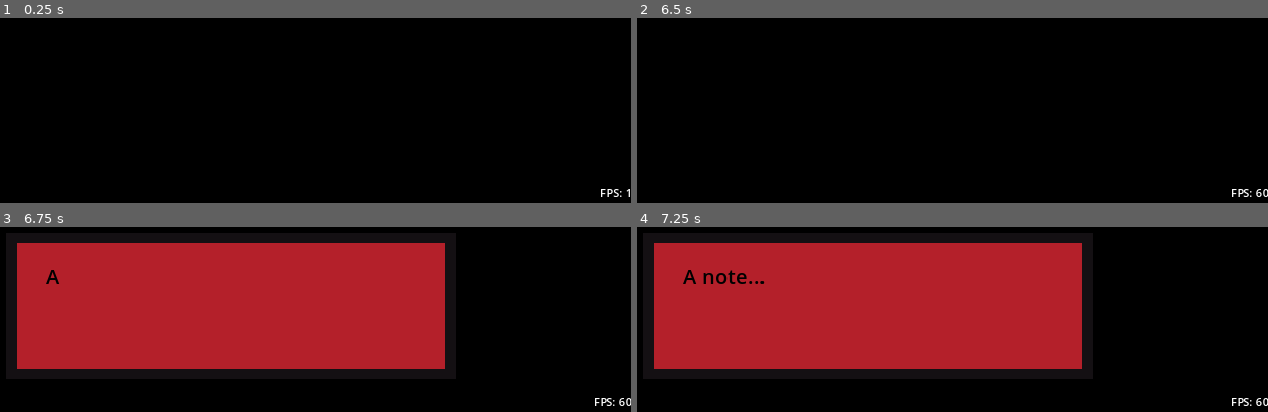
Above: before the commit, frames 1-4 (two rows, left to right).
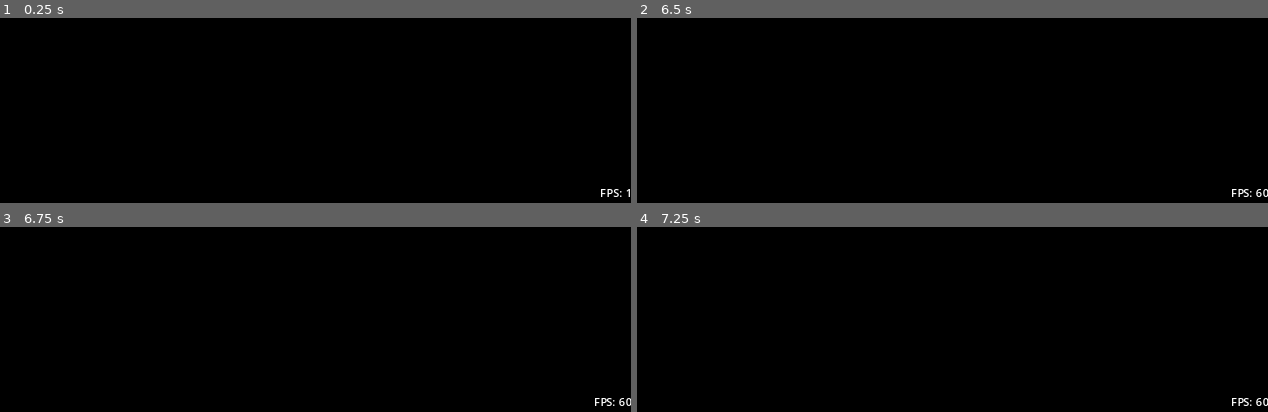
Above: after the commit, the same moments.

Repository: jatgm/TSA
Game: Godot game, scene res://Levels/tsa.tscn
Two runs of this game, one before a commit and one after it. Both use one fixed random seed, a clock stepped at 60 frames per second and the inputs below.
Inputs:
- Up to frame 1 (0.25 s): no input
- Up to frame 2 (6.5 s): tap Enter at 0.5 s; hold W (up) 0.53-2.03 s; tap E (interact) at 0.6, 1.25, 1.35, 2, 2.1, 2.75, 2.85, 3.5, 3.6, 4.25, 4.35, 5.1, 5.85 s; hold A (left) 2.03-3.53 s; hold S (down) 3.53-4.28 s; hold D (right) 4.28-5.03 s; hold W (up) 5.03-5.78 s; hold D (right) from 5.78 s (still down)
- Up to frame 3 (6.75 s): keep holding D (right); tap E (interact) at 6.6 s
- Up to frame 4 (7.25 s): keep holding D (right)

Frames 1-2 are identical in both runs. In frame 3, 46% of the frame differs, in the area x 2-71%, y 8-77%; in frame 4, 46%.

Commit message:
save for now in case things go wrong

Diff:
--- a/Levels/intro.tscn
+++ b/Levels/intro.tscn
@@ -223,10 +223,22 @@
 tracks/5/interp = 1
 tracks/5/loop_wrap = true
 tracks/5/keys = {
-"times": PackedFloat32Array(5.6, 7.3),
+"times": PackedFloat32Array(1.3, 3),
 "transitions": PackedFloat32Array(0.277393, 1),
 "update": 0,
 "values": [Vector2(747, 200), Vector2(468, 200)]
+}
+tracks/6/type = "value"
+tracks/6/imported = false
+tracks/6/enabled = true
+tracks/6/path = NodePath("../cat:visible")
+tracks/6/interp = 1
+tracks/6/loop_wrap = true
+tracks/6/keys = {
+"times": PackedFloat32Array(3),
+"transitions": PackedFloat32Array(1),
+"update": 1,
+"values": [true]
 }
 
 [sub_resource type="Animation" id="Animation_l0hvo"]
@@ -295,6 +307,42 @@
 "update": 0,
 "values": [Vector2(747, 200)]
 }
+tracks/5/type = "value"
+tracks/5/imported = false
+tracks/5/enabled = true
+tracks/5/path = NodePath("../blackbars:visible")
+tracks/5/interp = 1
+tracks/5/loop_wrap = true
+tracks/5/keys = {
+"times": PackedFloat32Array(0),
+"transitions": PackedFloat32Array(1),
+"update": 1,
+"values": [true]
+}
+tracks/6/type = "value"
+tracks/6/imported = false
+tracks/6/enabled = true
+tracks/6/path = NodePath("../cat:moving")
+tracks/6/interp = 1
+tracks/6/loop_wrap = true
+tracks/6/keys = {
+"times": PackedFloat32Array(0),
+"transitions": PackedFloat32Array(1),
+"update": 1,
+"values": [false]
+}
+tracks/7/type = "value"
+tracks/7/imported = false
+tracks/7/enabled = true
+tracks/7/path = NodePath("../cat:visible")
+tracks/7/interp = 1
+tracks/7/loop_wrap = true
+tracks/7/keys = {
+"times": PackedFloat32Array(0),
+"transitions": PackedFloat32Array(1),
+"update": 1,
+"values": [false]
+}
 
 [sub_resource type="Animation" id="Animation_ggnkw"]
 length = 0.001
@@ -308,7 +356,7 @@
 "times": PackedFloat32Array(0),
 "transitions": PackedFloat32Array(1),
 "update": 1,
-"values": [true]
+"values": [false]
 }
 tracks/1/type = "value"
 tracks/1/imported = false
@@ -320,7 +368,7 @@
 "times": PackedFloat32Array(0),
 "transitions": PackedFloat32Array(1),
 "update": 1,
-"values": [true]
+"values": [false]
 }
 tracks/2/type = "value"
 tracks/2/imported = false
@@ -344,7 +392,7 @@
 "times": PackedFloat32Array(0),
 "transitions": PackedFloat32Array(1),
 "update": 1,
-"values": [true]
+"values": [false]
 }
 tracks/4/type = "value"
 tracks/4/imported = false
@@ -369,6 +417,42 @@
 "transitions": PackedFloat32Array(1),
 "update": 0,
 "values": [Vector2(747, 200)]
+}
+tracks/6/type = "value"
+tracks/6/imported = false
+tracks/6/enabled = true
+tracks/6/path = NodePath("../blackbars:visible")
+tracks/6/interp = 1
+tracks/6/loop_wrap = true
+tracks/6/keys = {
+"times": PackedFloat32Array(0),
+"transitions": PackedFloat32Array(1),
+"update": 1,
+"values": [false]
+}
+tracks/7/type = "value"
+tracks/7/imported = false
+tracks/7/enabled = true
+tracks/7/path = NodePath("../cat:moving")
+tracks/7/interp = 1
+tracks/7/loop_wrap = true
+tracks/7/keys = {
+"times": PackedFloat32Array(0),
+"transitions": PackedFloat32Array(1),
+"update": 1,
+"values": [false]
+}
+tracks/8/type = "value"
+tracks/8/imported = false
+tracks/8/enabled = true
+tracks/8/path = NodePath("../cat:visible")
+tracks/8/interp = 1
+tracks/8/loop_wrap = true
+tracks/8/keys = {
+"times": PackedFloat32Array(0),
+"transitions": PackedFloat32Array(1),
+"update": 1,
+"values": [false]
 }
 
 [sub_resource type="AnimationLibrary" id="AnimationLibrary_hf8b6"]
@@ -408,6 +492,7 @@
 
 [node name="cat" parent="." instance=ExtResource("3_1qfu2")]
 position = Vector2(490, 176)
+moving = false
 
 [node name="RemoteTransform2d" type="RemoteTransform2D" parent="cat"]
 remote_path = NodePath("../../Camera2d")
@@ -460,6 +545,7 @@
 bus = &"SFX"
 
 [node name="blackbars" type="CanvasLayer" parent="."]
+visible = false
 
 [node name="ColorRect" type="ColorRect" parent="blackbars"]
 anchors_preset = 5
